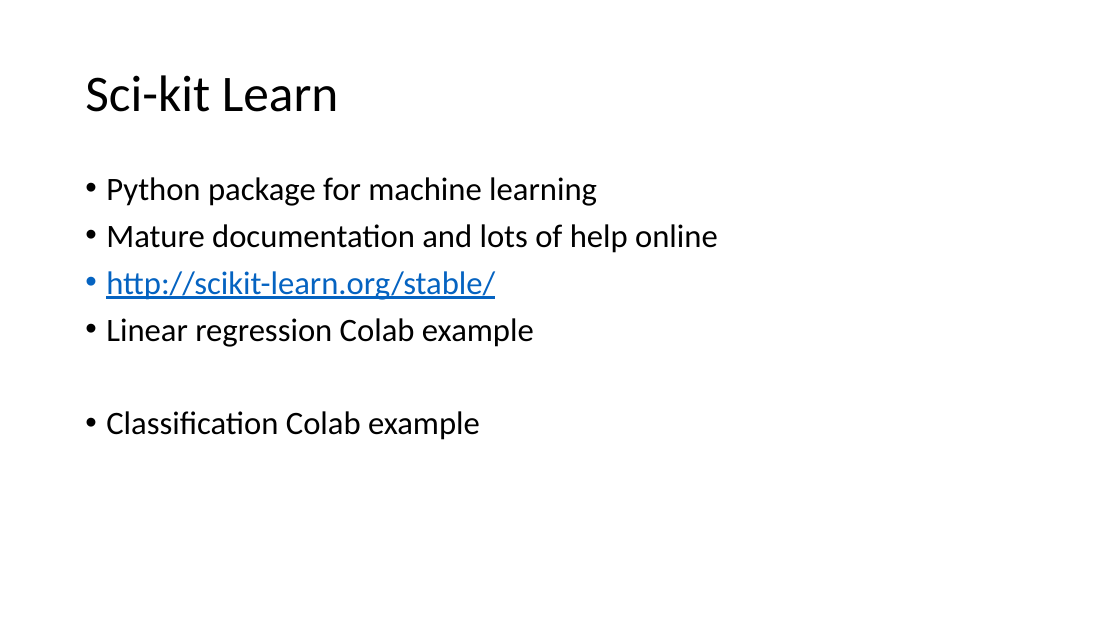
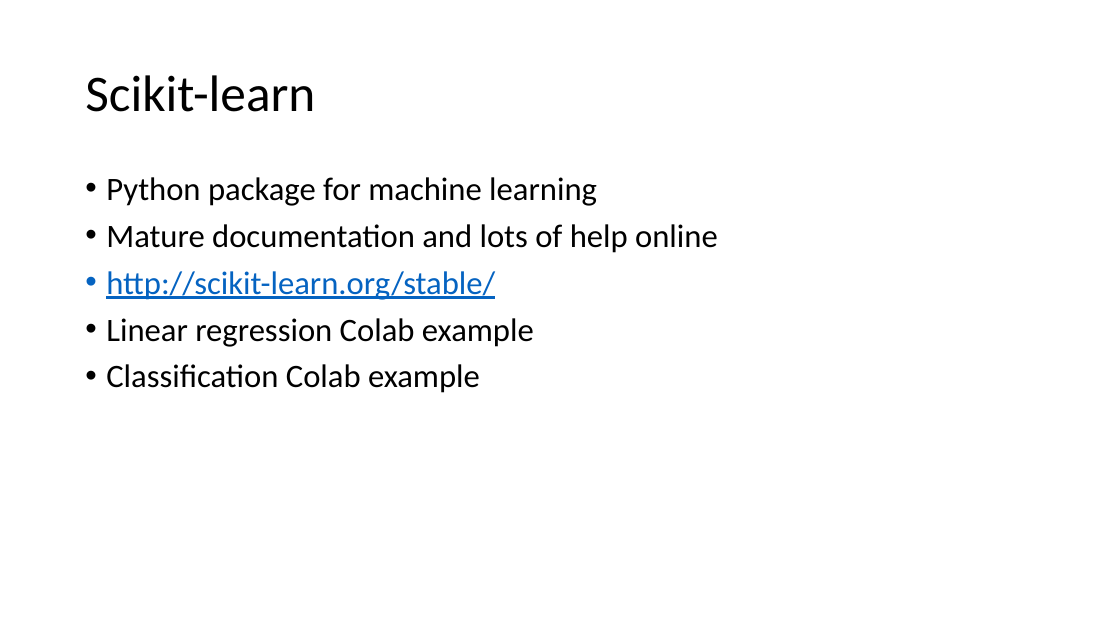
Before and after one commit to fborrasumh/intro, a slide deck: slide 12 of 2 - Types of ML/Types of ML.pptx. Drawn at 1120x630 pixels with LibreOffice and Linux fonts; fonts in the diff are those of the drawing. Boxes give left, top, right and bottom in pixels: in the first picture for what was removed or moved away, otherwise in the second. Text is boxed around its words. In the diff, an @@ line names an element or a change of style, - is before the commit and + after.

```diff
--- a/2 - Types of ML/Types of ML.pptx
+++ b/2 - Types of ML/Types of ML.pptx
@@ title at (85,75,315,112): text changed @@
-Sci-kit Learn
+Scikit-learn
@@ text "Python package for machine learning" rewrapped from (106,177,718,440) to (106,177,718,393) @@
```
Also in this commit, not shown: 1 other slide changed, 18 other files.
